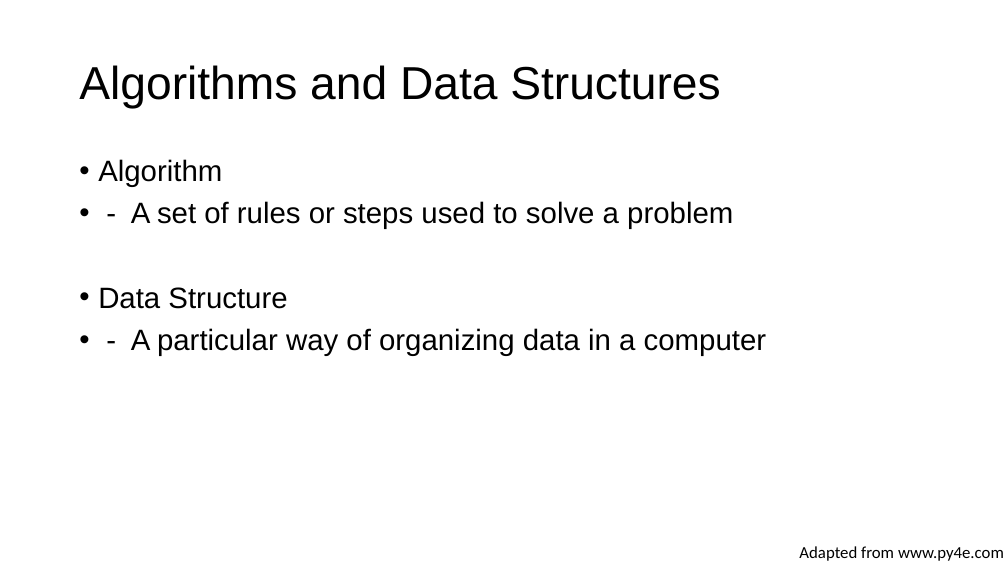
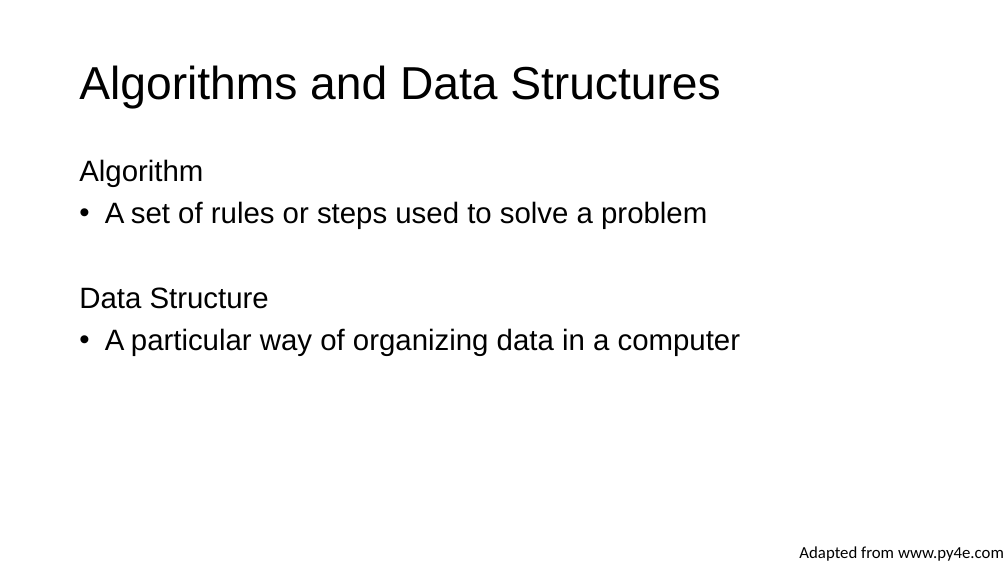
Before and after one commit to toelt-llc/MSCA-ITN-PARENT, a slide deck: slide 29 of DETERMINED2022/Python and scikit-learn/DETERMINED2022-toelt-Introduction Python and Scikit-learn.pptx (slide 27 before the commit). Drawn at 1008x567 pixels with LibreOffice and Linux fonts; fonts in the diff are those of the drawing; background and template pictures are left out. Boxes give left, top, right and bottom in pixels: in the first picture for what was removed or moved away, otherwise in the second. Text is boxed around its words. In the diff, an @@ line names an element or a change of style, - is before the commit and + after.

```diff
--- a/DETERMINED2022/Python and scikit-learn/DETERMINED2022-toelt-Introduction Python and Scikit-learn.pptx
+++ b/DETERMINED2022/Python and scikit-learn/DETERMINED2022-toelt-Introduction Python and Scikit-learn.pptx
@@ text at [79,159,269,309]: bullet • to none @@
@@ text at [105,201,707,229]: text changed @@
-• - A set of rules or steps used to solve a problem
+• A set of rules or steps used to solve a problem
@@ text at [105,328,741,356]: text changed @@
-• - A particular way of organizing data in a computer
+• A particular way of organizing data in a computer
```
Also in this commit, not shown: 7 other slides changed, 8 slides added, 5 slides removed, 2 other files.
